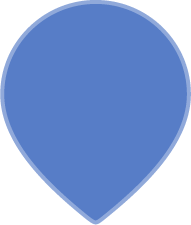
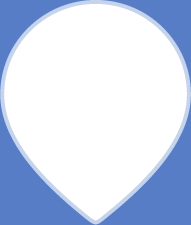
Layer changes from the first (191, 225) image to the second:
moved "Layer 1" above "Vector Smart Object" over [0, 0, 191, 225]
hid "Background" over [0, 0, 191, 225]
